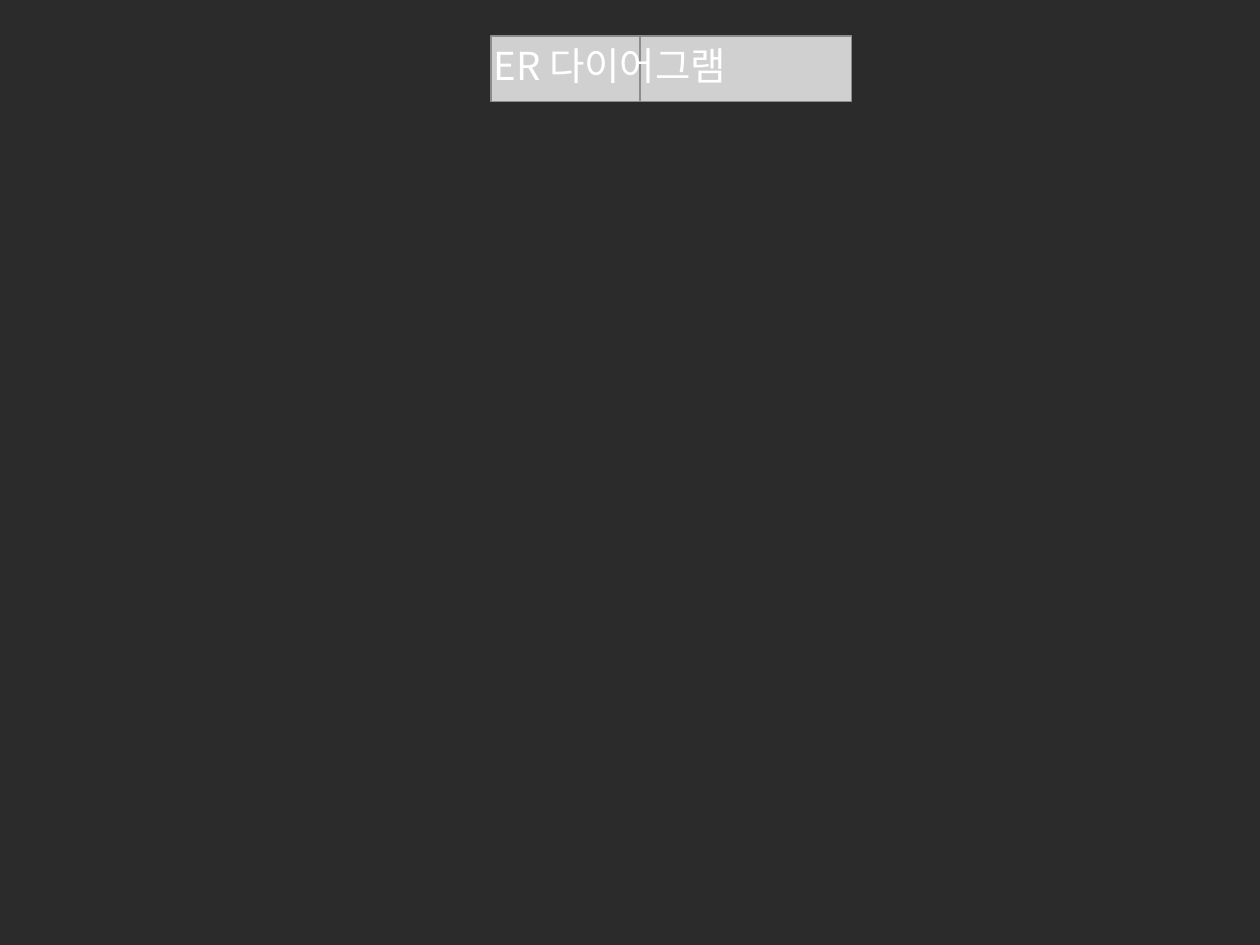
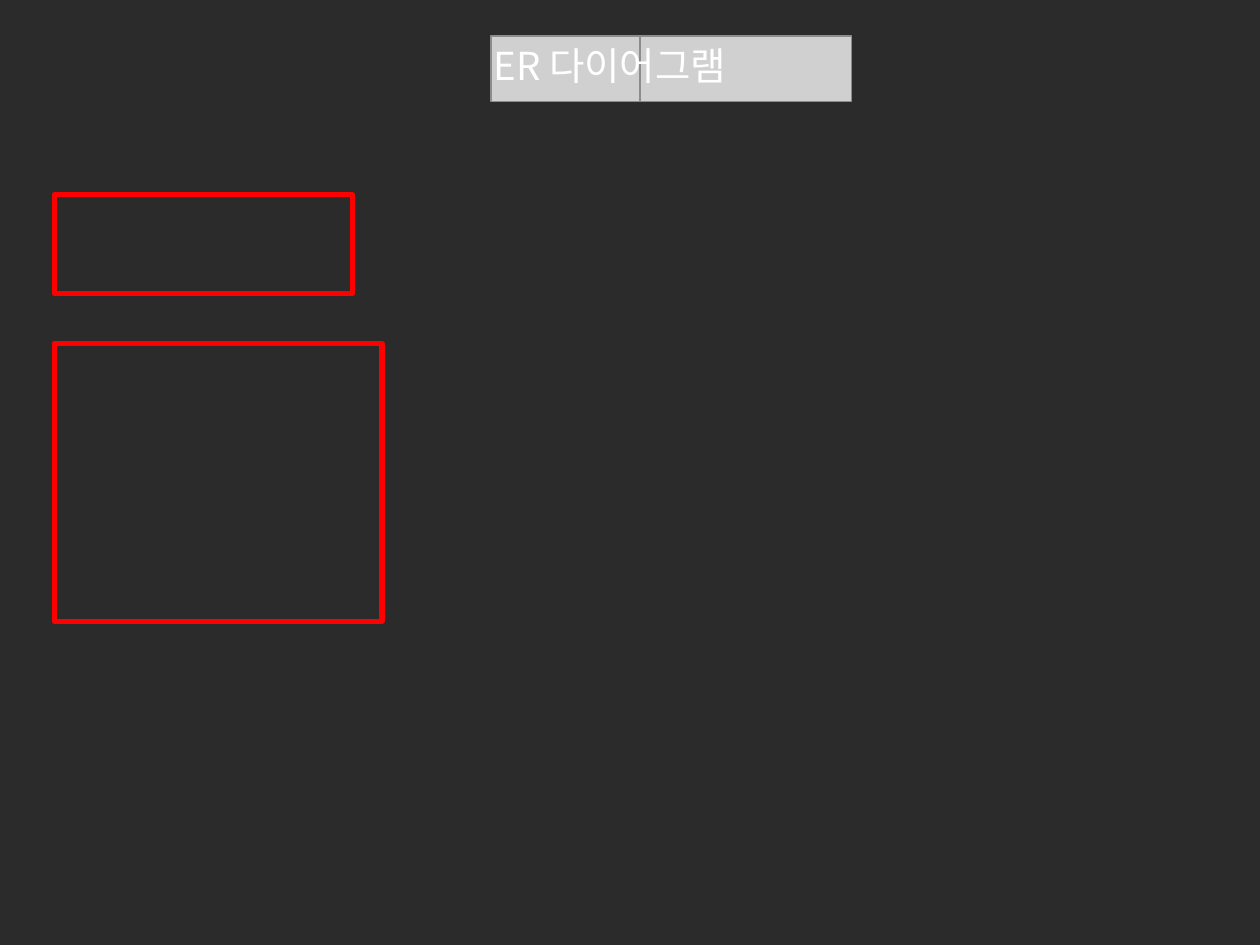
Before and after one commit to heejeongMin/sabangSpring, a slide deck: slide 12 of sabang_20190326.pptx (slide 10 before the commit). Drawn at 1260x945 pixels with LibreOffice and Linux fonts; fonts in the diff are those of the drawing; grey boxes stand for pictures; background and template pictures are left out; a plain dark background stands for a picture behind light text. Boxes give left, top, right and bottom in pixels: in the first picture for what was removed or moved away, otherwise in the second. Text is boxed around its words. In the diff, an @@ line names an element or a change of style, - is before the commit and + after.

```diff
--- a/sabang_20190326.pptx
+++ b/sabang_20190326.pptx
@@ rectangle added at box(54, 195, 352, 295), outline #FF0000 3 pt @@
@@ rectangle added at box(54, 344, 382, 621), outline #FF0000 3 pt @@
```
Also in this commit, not shown: 8 other slides changed, 4 slides added, 2 slides removed, 4 other files.
